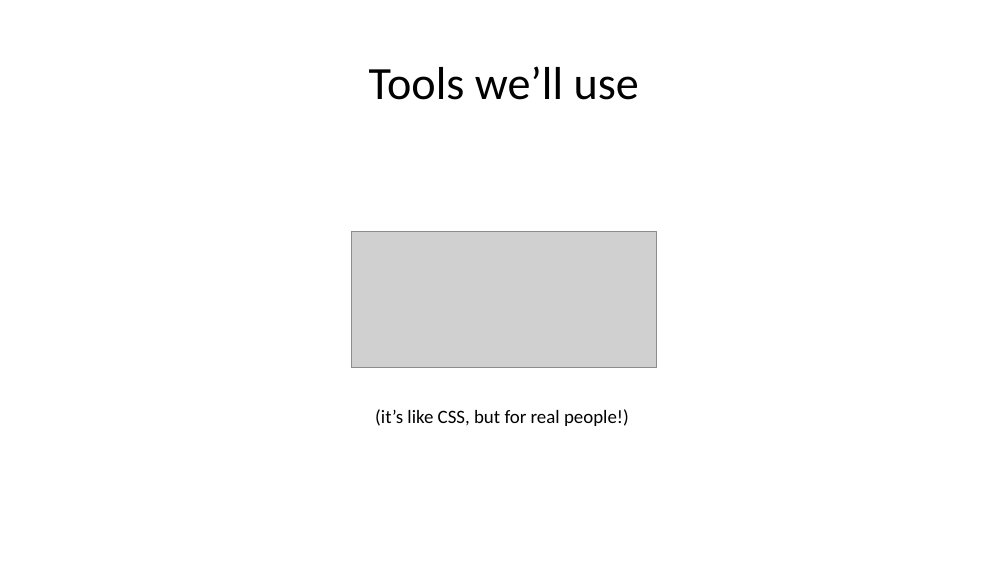
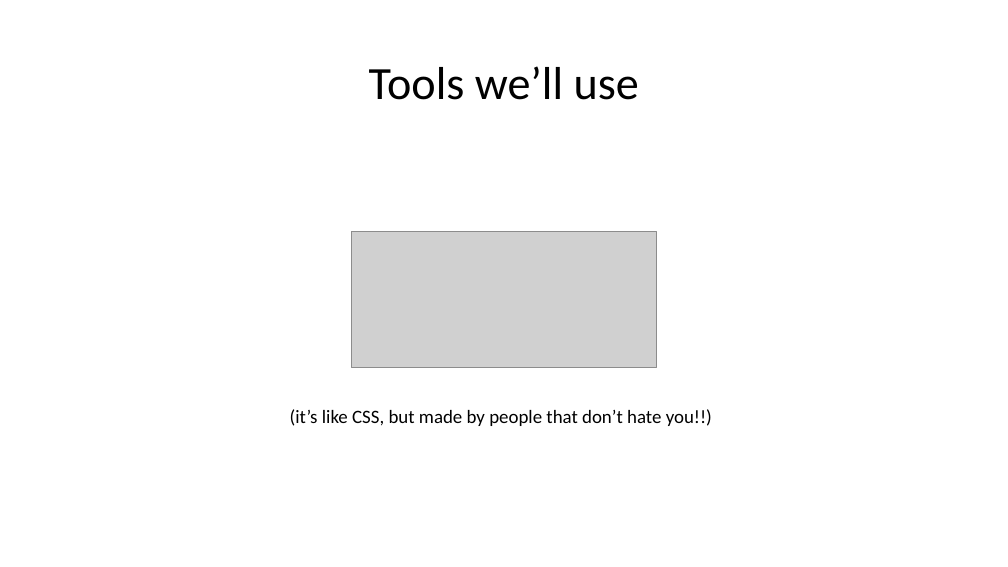
Before and after one commit to MattHoneycutt/NashDotNet-Nov2015, a slide deck: slide 13 of How to Build Beautiful Apps.pptx. Drawn at 1008x567 pixels with LibreOffice and Linux fonts; fonts in the diff are those of the drawing; grey boxes stand for pictures; background and template pictures are left out. Boxes give left, top, right and bottom in pixels: in the first picture for what was removed or moved away, otherwise in the second. Text is boxed around its words. In the diff, an @@ line names an element or a change of style, - is before the commit and + after.

```diff
--- a/How to Build Beautiful Apps.pptx
+++ b/How to Build Beautiful Apps.pptx
@@ text at box(290, 409, 712, 426): text changed @@
-(it’s like CSS, but for real people!)
+(it’s like CSS, but made by people that don’t hate you!!)
```
Also in this commit, not shown: 3 other slides changed.
